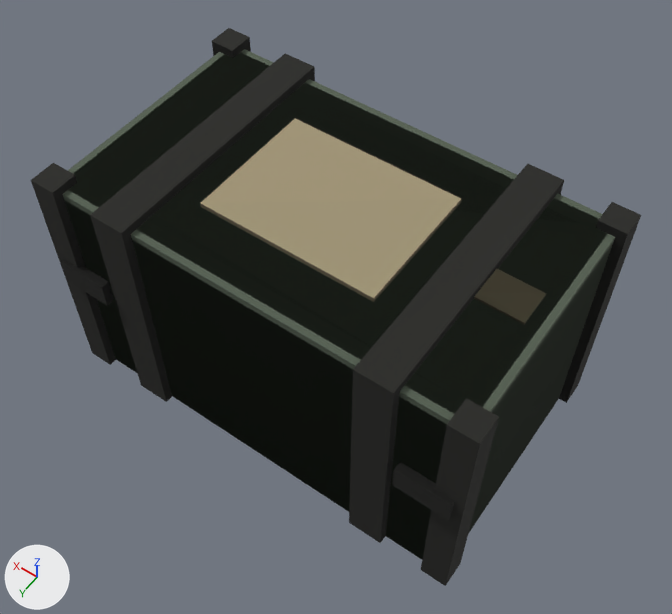
The glTF model assets/set_v5/neutral_evidence_crate.glb as it was, and as the next commit left it.
Rendered twice from a camera (50 mm lens) standing at (-0.739, 1.019, 1.851) and looking at (-0.022, 0.015, 0.273). Every picture has the same lights, and +X, +Y and +Z are marked at lower left. The first picture is the older version. Vertices at exactly the same position are counted once.

In view in the first picture: 'body', 'body.001', 'body.002'.
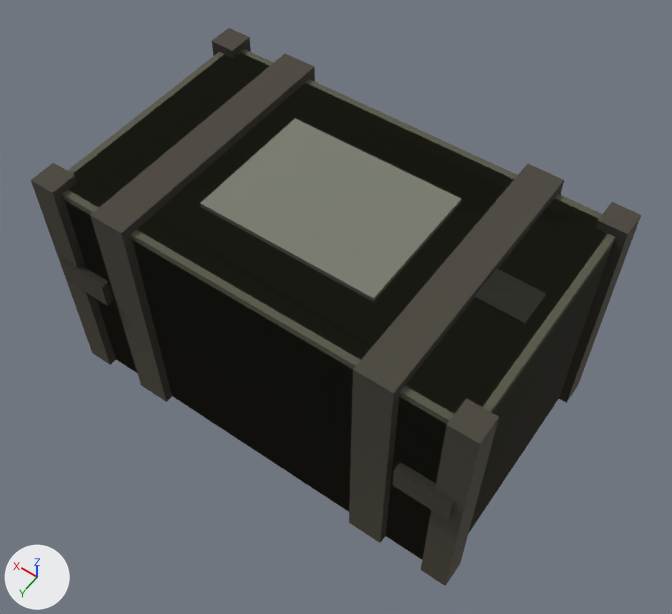
Boxes [x1, y1, x2, y2] around the edits, measured in the pictures (672 x 614 px):
'body', surface changed, recoloured
    both: [31, 28, 641, 586]

Edits to the bpy script that builds the scene:
```text
Change mat_paint:
    where n2 = _N.new('ShaderNodeMix'); n2.name = 'Mix'
    n2.inputs[7].default_value: (0.605, 0.605, 0.605, 1.0) -> (0.319, 0.319, 0.319, 1.0)  # 'B', light grey #cccccc -> 'B', grey #999999
Change mat_paint3:
    where n2 = _N.new('ShaderNodeMix'); n2.name = 'Mix'
    n2.inputs[7].default_value: (0.725, 0.725, 0.725, 1.0) -> (0.437, 0.437, 0.437, 1.0)  # 'B', light grey #dddddd -> 'B', grey #b1b1b1
Change mat_metal:
    where n2 = _N.new('ShaderNodeMix'); n2.name = 'Mix'
    n2.inputs[7].default_value: (0.0283, 0.0283, 0.0283, 1.0) -> (0.15, 0.15, 0.15, 1.0)  # 'B', black #2f2f2f -> 'B', dark grey #6c6c6c
Change me_mesh_0:
    where me_mesh_0.from_pydata(...)  # 104 vertices, 154 faces; spans x -0.5..0.5, y -0.3..0.31, z 0.0..0.58
    used by ob_body; parent = ob_neutral_evidence_crate_lod0; location = (0.0, 0.0, 0.0)
    me_mesh_0 part 1: 154 faces centred in x -0.5..0.5, y -0.3..0.31, z 0.0..0.58 are repainted in the vertex colours, in many colours
```
